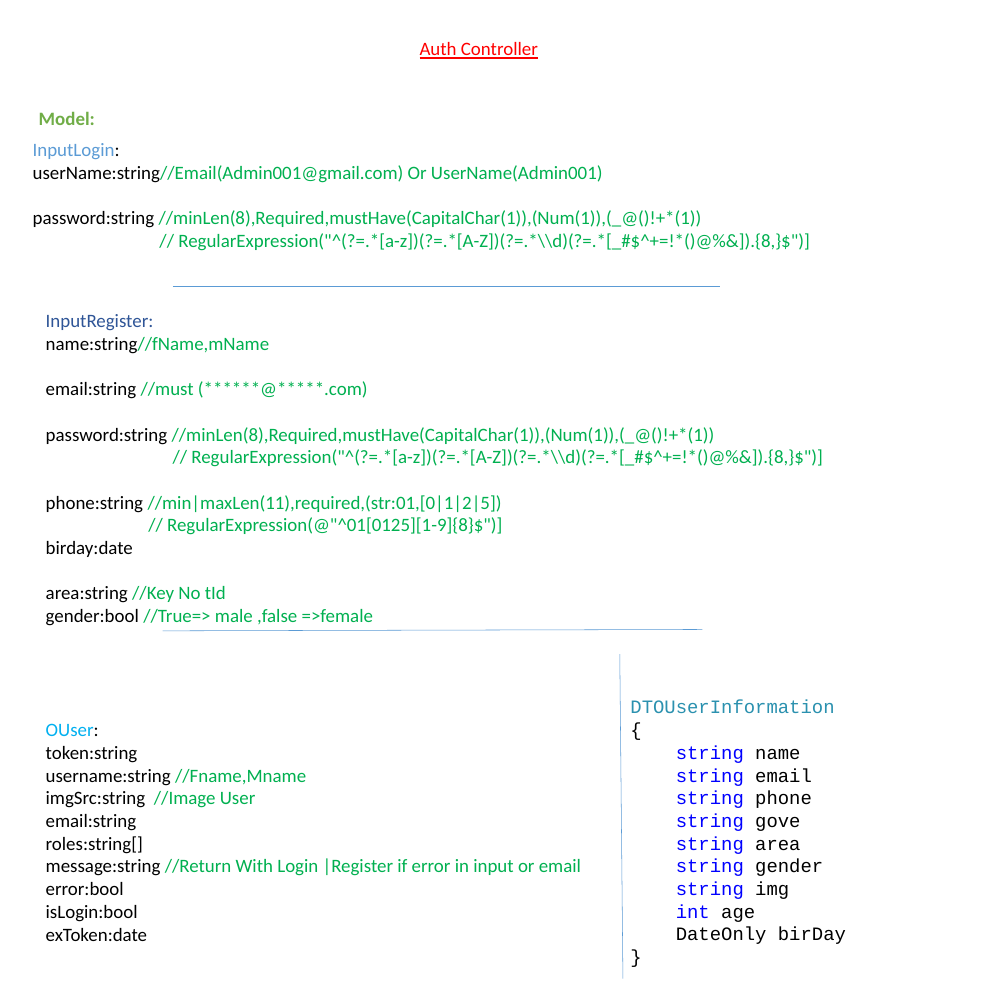
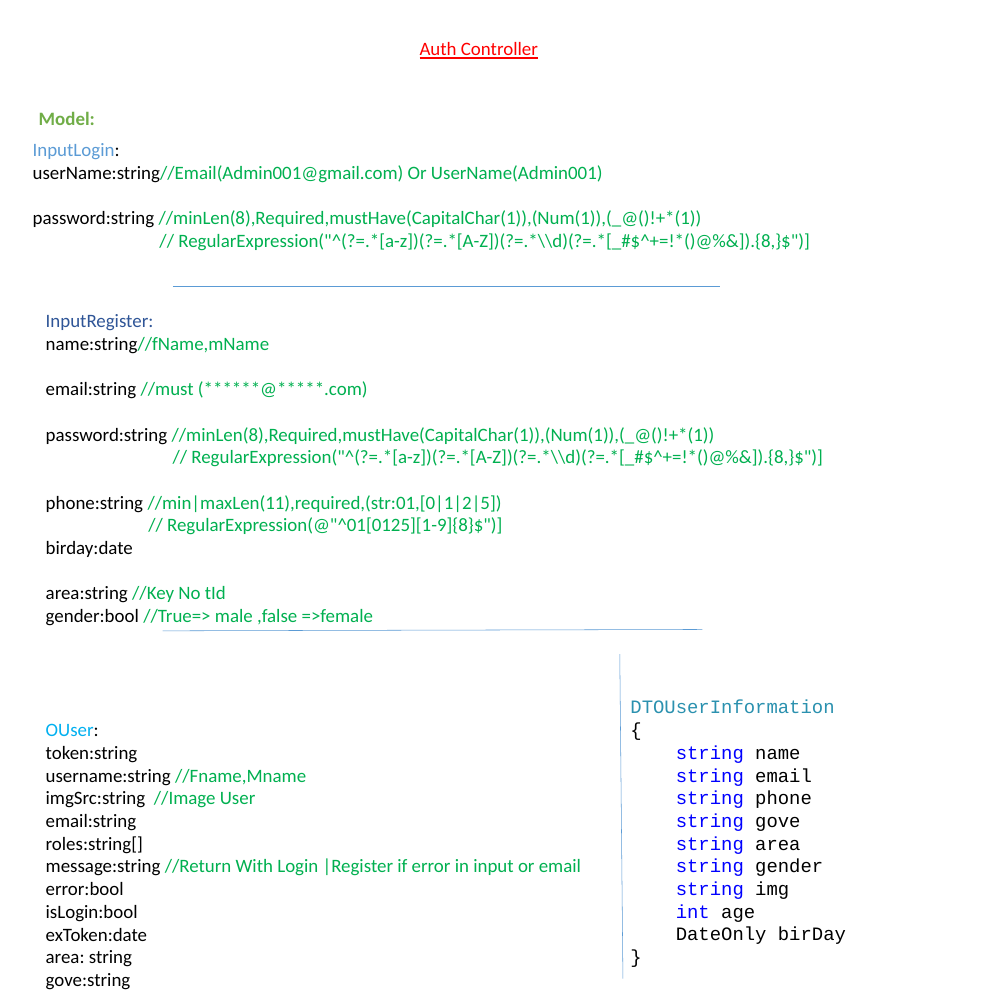
Before and after one commit to MOELSAYEDOSMAN/HealthHub, a slide deck: slide 1 of Documents/Api_Docus/AuthEndpoint.pptx. Drawn at 1006x1008 pixels with LibreOffice and Linux fonts; fonts in the diff are those of the drawing. Boxes give left, top, right and bottom in pixels: in the first picture for what was removed or moved away, otherwise in the second. Text is boxed around its words. In the diff, an @@ line names an element or a change of style, - is before the commit and + after.

Commit message:
Add Area,Gove To Ouser And MedicalSessionEndPoint

```diff
--- a/Documents/Api_Docus/AuthEndpoint.pptx
+++ b/Documents/Api_Docus/AuthEndpoint.pptx
@@ text at box(46, 950, 132, 990): paragraphs added @@
+area: string
+gove:string
```
Also in this commit, not shown: 43 other files.
